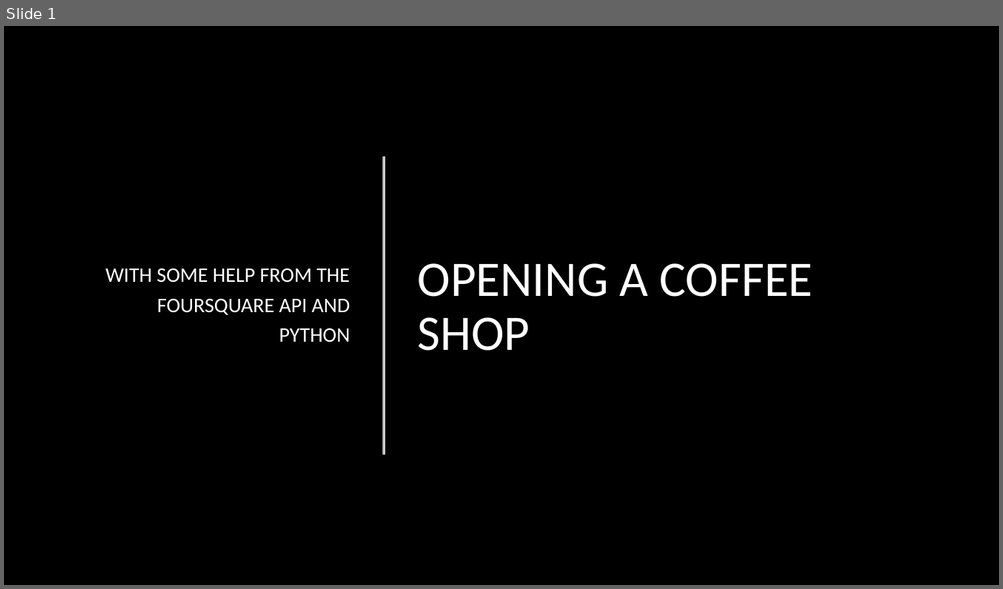
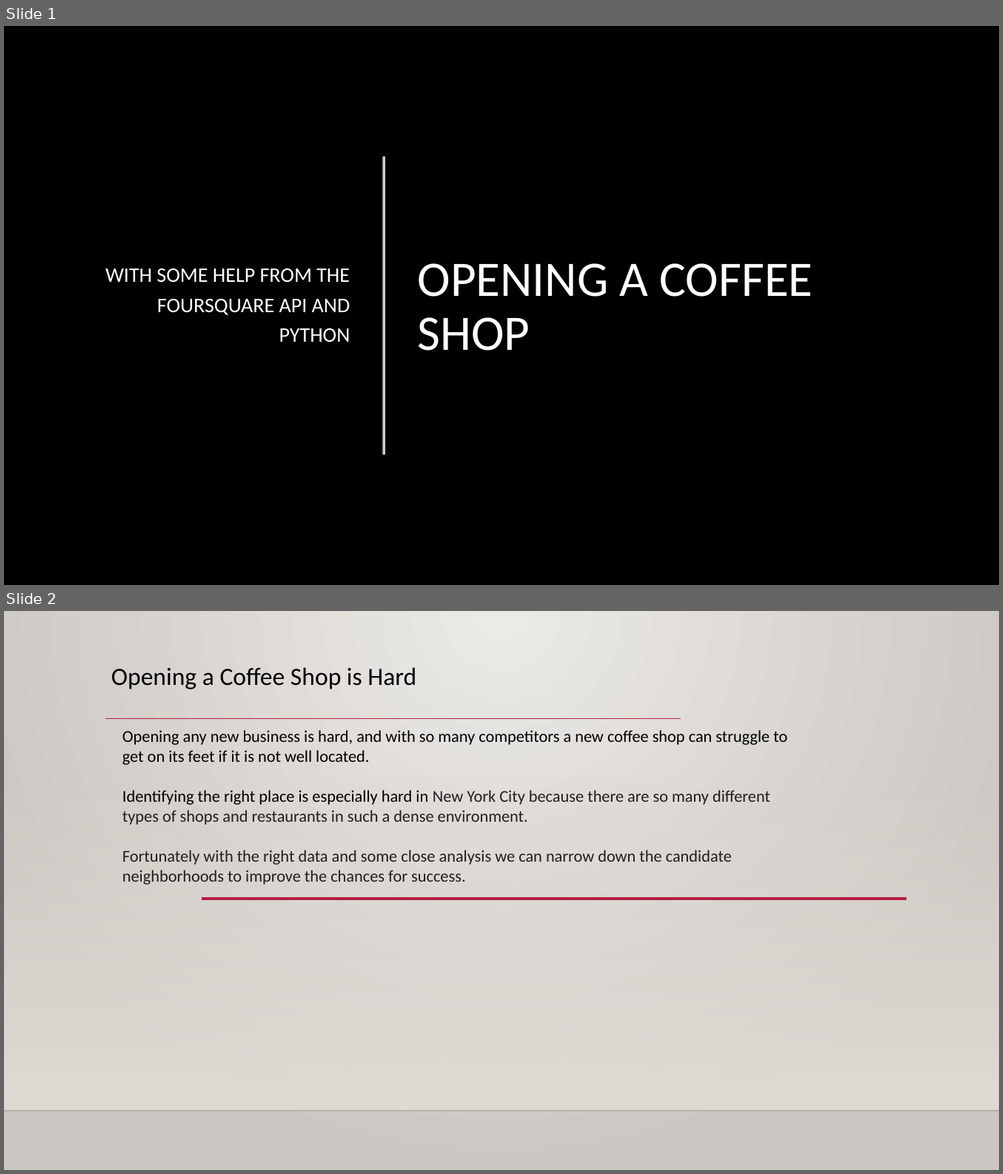
Before and after one commit to jeffbuschow/CourseraCapstone, a slide deck: Coursera Capstone Project Presentation.pptx. Shown one above the other, each under a label of ours: slide 1 before the commit, slides 1 and 2 after it. The pictures are 1003x589 and 1003x1174 pixels, drawn with LibreOffice and Linux fonts; fonts in the diff are those of the drawing; background and template pictures are left out. Boxes give left, top, right and bottom in pixels: in the first picture for what was removed or moved away, otherwise in the second. Text is boxed around its words. In the diff, an @@ line names an element or a change of style, - is before the commit and + after.

```diff
--- a/Coursera Capstone Project Presentation.pptx
+++ b/Coursera Capstone Project Presentation.pptx
@@ slide 2 added at (4,611,999,1170), background gradient #ECEAE7 to #CAC7C1; not listed: 1 template element that a slide beside it also shows @@
@@ text added at (111,667,416,689), 24 pt, text #000000 @@
+Opening a Coffee Shop is Hard
@@ line added from (105, 719) to (680, 719), #B71E42 0.75 pt @@
@@ text added at (122,730,787,885), 16 pt, text #1F1F1F @@
+Opening any new business is hard, and with so many competitors a new coffee shop can struggle to get on its feet if it is not well located.
+Identifying the right place is especially hard in New York City because there are so many different types of shops and restaurants in such a dense environment.
+Fortunately with the right data and some close analysis we can narrow down the candidate neighborhoods to improve the chances for success.
@@ rectangle added at (4,776,999,1111), fill gradient #DFDBD5 @@
@@ line added from (201, 899) to (906, 899), #B71E42 2.5 pt @@
```
Also in this commit, not shown: 6 other slides added, 1 slide removed, 1 other file.
